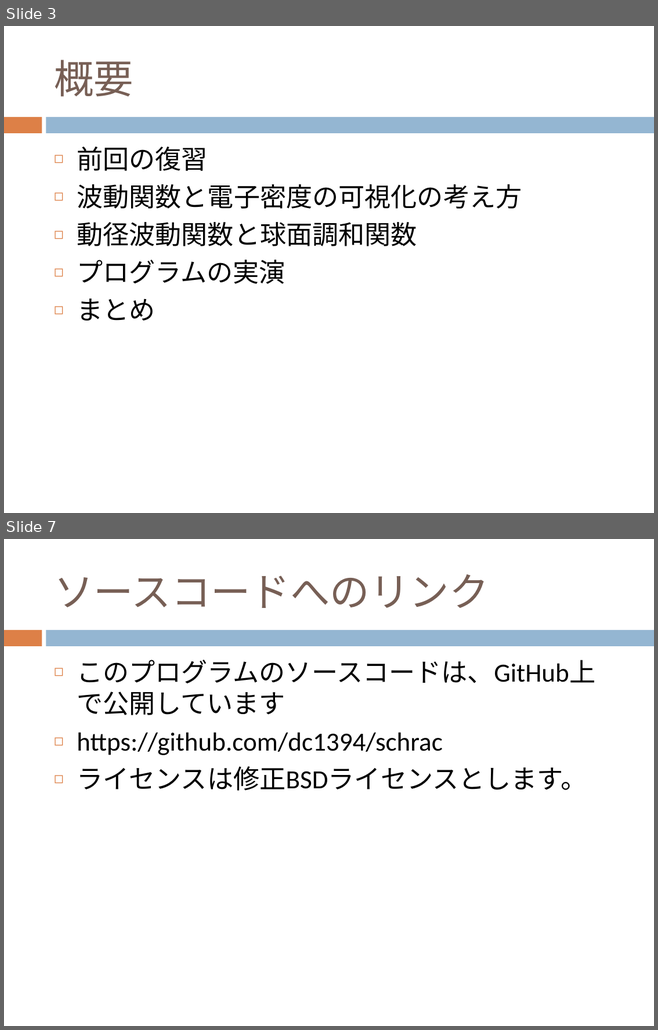
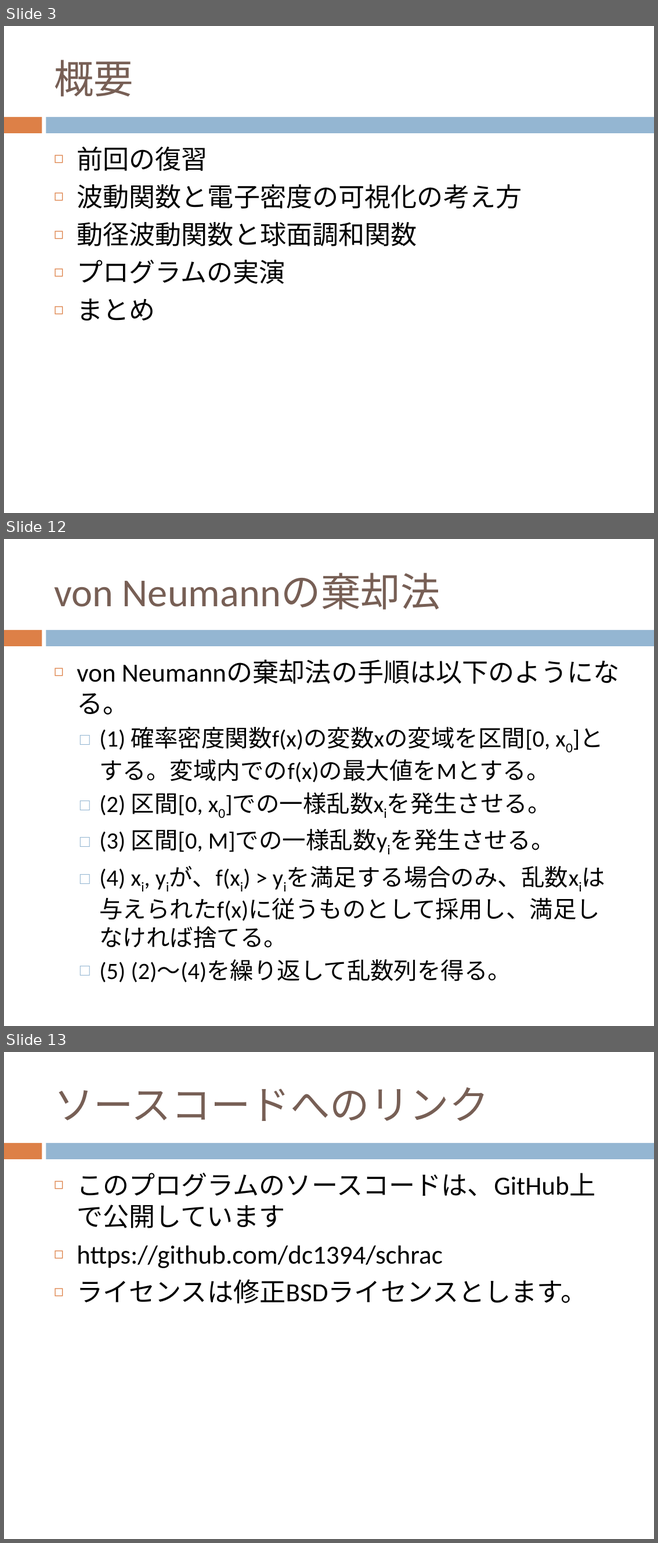
Before and after one commit to dc1394/fukui_sono3, a slide deck: 福井技術者の集い その3 発表資料スライド.pptx. Shown one above the other, each under a label of ours: slides 3 and 7 before the commit, slides 3, 12 and 13 after it; the slides between them are not shown. The pictures are 658x1030 and 658x1543 pixels, drawn with LibreOffice and Linux fonts; fonts in the diff are those of the drawing. Boxes give left, top, right and bottom in pixels: in the first picture for what was removed or moved away, otherwise in the second. Text is boxed around its words. In the diff, an @@ line names an element or a change of style, - is before the commit and + after.

```diff
--- a/福井技術者の集い その3 発表資料スライド.pptx
+++ b/福井技術者の集い その3 発表資料スライド.pptx
@@ slide 12 added at (x1=4, y1=539, x2=654, y2=1026), background #FFFFFF; not listed: 2 template elements that a slide beside it also shows @@
@@ title added at (x1=54, y1=573, x2=440, y2=610), 44 pt, text #775F55 @@
+von Neumannの棄却法
@@ text added at (x1=76, y1=669, x2=603, y2=983), 26 pt, text #000000 @@
+◻ von Neumannの棄却法の手順は以下のようになる。
+  □ (1) 確率密度関数f(x)の変数xの変域を区間[0, x0]とする。変域内でのf(x)の最大値をMとする。
+  □ (2) 区間[0, x0]での一様乱数xiを発生させる。
+  □ (3) 区間[0, M]での一様乱数yiを発生させる。
+  □ (4) xi, yiが、f(xi) > yiを満足する場合のみ、乱数xiは与えられたf(x)に従うものとして採用し、満足しなければ捨てる。
+  □ (5) (2)～(4)を繰り返して乱数列を得る。
@@ what was slide 7 is now slide 13 @@
```
Also in this commit, not shown: 2 slides changed, 5 other slides added, 4 other files.
